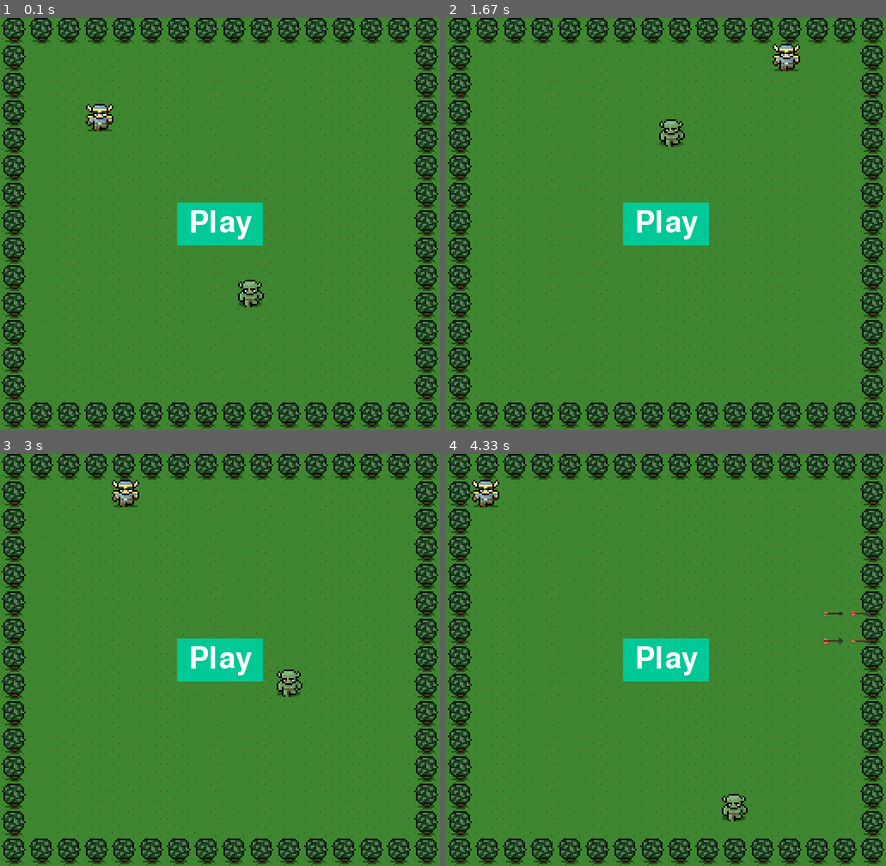
Above: before the commit, frames 1-4 (two rows, left to right).
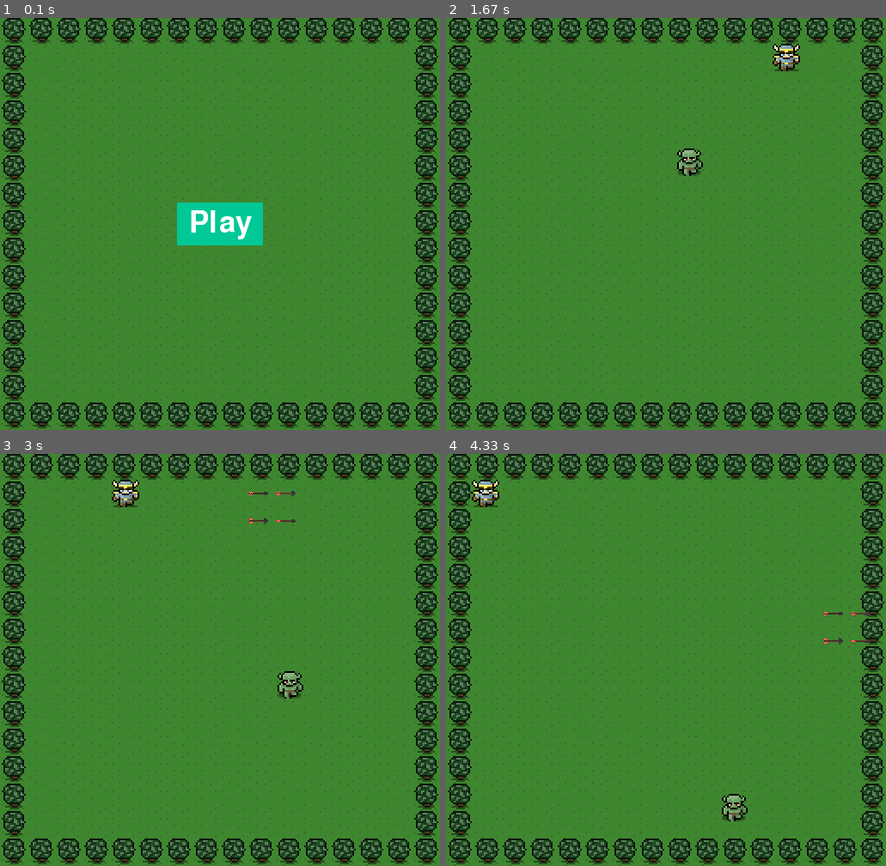
Above: after the commit, the same moments.

Repository: blafuente/unit1immersive-11-18-BL
Game: pygame game, started from pygame_shooter/game.py
The game is run twice, just before and just after one commit, with the same random seed, the same clock (stepped at 60 frames per second) and the same inputs.
Inputs:
- Up to frame 1 (0.1 s): no input
- Up to frame 2 (1.67 s): click "Play" at 0.38 s; tap Space at 0.67 s; hold Right 1-1.47 s; hold Up from 1.5 s (still down)
- Up to frame 3 (3 s): release Up at 1.8 s; hold Right 1.83-2.3 s; hold Left 2.33-2.87 s; tap Space at 2.9 s
- Up to frame 4 (4.33 s): hold Down 3.23-3.53 s; tap Space at 3.3, 3.63, 3.93, 4.07 s; hold Left 3.57-3.97 s; hold Up from 4 s (still down)

The runs differ from the first frame. In frame 1, 0.7% of the frame differs, in the area x 19-60%, y 20-71%; in frame 2, 2.7%, in the area x 40-60%, y 24-56%; in frame 3, 2.4%; in frame 4, 2.0%.

Commit message:
sprites move after start button

Diff:
--- a/pygame_shooter/game.py
+++ b/pygame_shooter/game.py
@@ -44,7 +44,7 @@
 #     'y' : 0
 # }
 
-bg_music = pygame.mixer.Sound('faf.wav')
+bg_music = pygame.mixer.Sound('bg.wav')
 bg_music.play()
 
 #================MAIN GAME LOOP==============================
@@ -90,6 +90,13 @@
             elif event.key == 274: # Down Arrow
                 theHero.shouldMove('down',False)
 
+        elif event.type == pygame.MOUSEBUTTONDOWN:
+            mouse_x, mouse_y = pygame.mouse.get_pos();
+            if start_button.rect.collidepoint(mouse_x, mouse_y):
+                game_start = True;
+                bg_music = pygame.mixer.Sound('faf.wav');
+                bg_music.play();
+
     #=================DRAW STUFF===============================
     # We use blit to draw on the screen. blit = block image transfer
     # blit is a method, that takes 2 arg:
@@ -97,28 +104,30 @@
     # 2. Where to draw it
     # in the docs... SURFACE = our "pygame_screen"
     pygame_screen.blit(background_image,[0,0])
-    # Draw the hero
-    for theHero in theHeros:
-        theHero.draw_me()
-        pygame_screen.blit(hero_image,[theHero.x,theHero.y])
 
-    # Draw the arrow
-    for arrow in arrows:
-        arrow.update_me()
-        pygame_screen.blit(arrow_image,[arrow.x,arrow.y])
+    if game_start == True:
+        # Draw the hero
+        for theHero in theHeros:
+            theHero.draw_me()
+            pygame_screen.blit(hero_image,[theHero.x,theHero.y])
 
-    arrow_hit = groupcollide(arrows,bad_guys,True,True)
-    if arrow_hit:
-        bad_guys.add(BadGuy())
+        # Draw the arrow
+        for arrow in arrows:
+            arrow.update_me()
+            pygame_screen.blit(arrow_image,[arrow.x,arrow.y])
 
-    #Draw the bad guys
-    for bad_guy in bad_guys:
-        bad_guy.update_me(theHero)
-        pygame_screen.blit(monster_image, [bad_guy.x, bad_guy.y])
+        arrow_hit = groupcollide(arrows,bad_guys,True,True)
+        if arrow_hit:
+            bad_guys.add(BadGuy())
 
-    badguy_hit = groupcollide(bad_guys, theHeros, True, True)
-    if badguy_hit:
-        theHero.add(Hero())
+        #Draw the bad guys
+        for bad_guy in bad_guys:
+            bad_guy.update_me(theHero)
+            pygame_screen.blit(monster_image, [bad_guy.x, bad_guy.y])
+
+        badguy_hit = groupcollide(bad_guys, theHeros, True, True)
+        if badguy_hit:
+            theHero.add(Hero())
 
     if game_start == False:
         start_button.setup_message()
